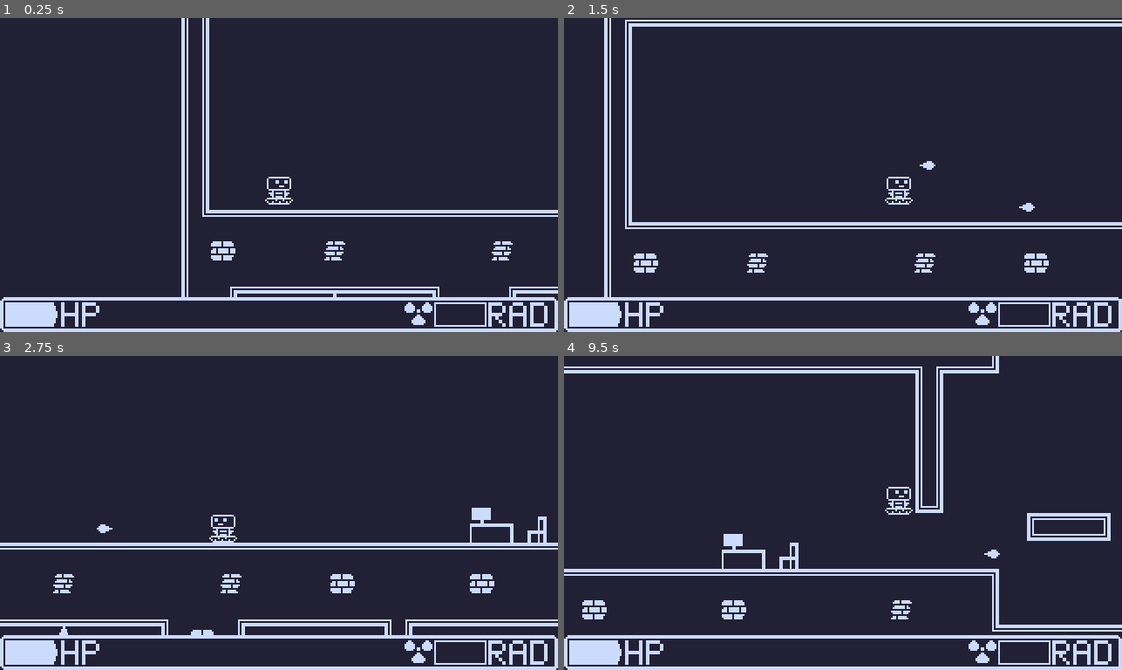
Above: before the commit, frames 1-4 (two rows, left to right).
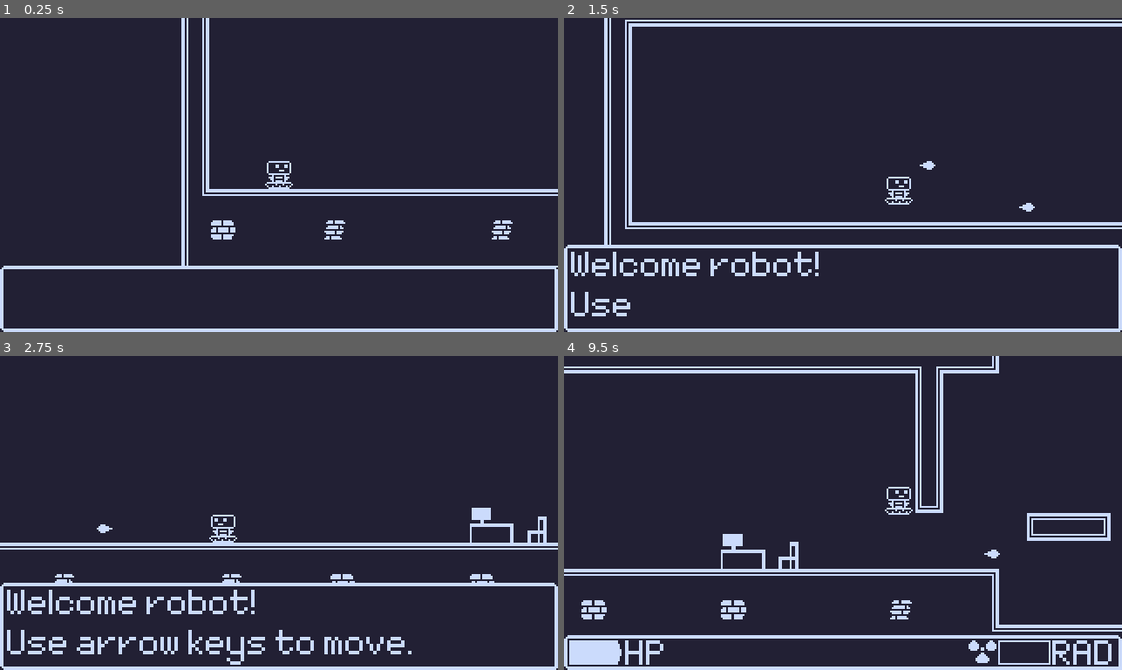
Above: after the commit, the same moments.

Repository: Paspartout/radiorob
Game: Godot game, scene res://scenes/Game.tscn
Same seed, same stepped clock (60 frames per second), same inputs: the game is played once before the commit and once after it.
Inputs:
- Up to frame 1 (0.25 s): no input
- Up to frame 2 (1.5 s): hold Right (ui_right) from 0.53 s (still down); tap X (shoot) at 0.6, 1.35 s; tap C (jump) at 0.77 s
- Up to frame 3 (2.75 s): tap C (jump) at 1.52 s; release Right (ui_right) at 2.03 s; hold Left (ui_left) from 2.03 s (still down); tap X (shoot) at 2.1 s
- Up to frame 4 (9.5 s): release Left (ui_left) at 2.78 s; hold Right (ui_right) 2.78-4.28 s; tap X (shoot) every 0.75 s from 2.85 to 8.85 s; tap C (jump) at 3.02, 3.77, 4.25, 4.52, 5, 5.75, 6.02, 6.5, 6.77, 7.25, 7.52, 8, 9.02 s; hold Left (ui_left) 4.28-5.03 s; hold Right (ui_right) 5.03-5.78 s; hold Left (ui_left) 5.78-7.28 s; hold Right (ui_right) from 7.28 s (still down)

The runs differ from the first frame. In frame 1, 8.0% of the frame differs, in the area x 0-100%, y 45-99%; in frame 2, 5.5%; in frame 3, 7.5%; in frame 4, 0.3%.

Commit message:
Minor cleanups, make DrivingEnemy tool
DrivingEnemy show their path now in the editor.
Was manily an exercise how to use tool scripts.

Also calling HUD.show_text() for the first time causes lagspikes
for some reason. By moving the spike at the beginning of the game
I hope this is less noticable.

Diff:
--- a/project.godot
+++ b/project.godot
@@ -174,6 +174,7 @@
 quality/driver/driver_name="GLES2"
 vram_compression/import_etc=true
 vram_compression/import_etc2=false
+batching/precision/uv_contract=true
 environment/default_clear_color=Color( 0, 0, 0, 1 )
 environment/default_environment="res://default_env.tres"
 
--- a/scenes/DrivingEnemy.tscn
+++ b/scenes/DrivingEnemy.tscn
@@ -128,12 +128,16 @@
 [node name="DrivingEnemy" type="KinematicBody2D" groups=[
 "living",
 ]]
+position = Vector2( -1, 0 )
 collision_layer = 2147483652
 script = ExtResource( 2 )
+__meta__ = {
+"_edit_group_": true
+}
 
 [node name="Sprite" type="AnimatedSprite" parent="."]
-skew = 4.37114e-08
 frames = SubResource( 3 )
+frame = 1
 playing = true
 
 [node name="Hurtbox" type="Area2D" parent="."]
@@ -142,11 +146,9 @@
 
 [node name="HurtBox" type="CollisionShape2D" parent="Hurtbox"]
 visible = false
-skew = 4.37114e-08
 shape = SubResource( 4 )
 
 [node name="CollisionBox" type="CollisionShape2D" parent="."]
-skew = 4.37114e-08
 shape = SubResource( 4 )
 
 [node name="AnimationPlayer" type="AnimationPlayer" parent="."]
@@ -154,10 +156,7 @@
 anims/Hurt = SubResource( 6 )
 anims/Idle = SubResource( 7 )
 
-[node name="Timer" type="Timer" parent="."]
-
 [node name="AudioPlayer" type="AudioStreamPlayer" parent="."]
 stream = ExtResource( 4 )
 [connection signal="area_entered" from="Hurtbox" to="." method="attack"]
 [connection signal="body_entered" from="Hurtbox" to="." method="attack"]
-[connection signal="timeout" from="Timer" to="." method="_on_Timer_timeout"]
--- a/scenes/FlyingEnemy.tscn
+++ b/scenes/FlyingEnemy.tscn
@@ -184,7 +184,6 @@
 [node name="FlyingEnemy" type="KinematicBody2D" groups=[
 "living",
 ]]
-skew = 4.37114e-08
 collision_layer = 4
 collision_mask = 0
 script = ExtResource( 1 )
@@ -194,23 +193,20 @@
 Bullet = ExtResource( 5 )
 
 [node name="Sprite" type="AnimatedSprite" parent="."]
-skew = 4.37114e-08
 frames = SubResource( 3 )
+frame = 1
 playing = true
 
 [node name="Hitbox" type="Area2D" parent="."]
-skew = 4.37114e-08
 collision_layer = 2
 collision_mask = 0
 
 [node name="CollisionShape2D" type="CollisionShape2D" parent="Hitbox"]
 position = Vector2( 0, 1 )
-skew = 4.37114e-08
 shape = SubResource( 4 )
 
 [node name="CollisionShape2D" type="CollisionShape2D" parent="."]
 position = Vector2( 0, 1 )
-skew = 4.37114e-08
 shape = SubResource( 4 )
 
 [node name="WanderTimer" type="Timer" parent="."]
--- a/scenes/Player.tscn
+++ b/scenes/Player.tscn
@@ -166,6 +166,9 @@
 [node name="Player" type="KinematicBody2D"]
 collision_layer = 0
 script = ExtResource( 2 )
+__meta__ = {
+"_edit_group_": true
+}
 Bullet = ExtResource( 3 )
 
 [node name="Sprite" type="AnimatedSprite" parent="."]
@@ -183,7 +186,6 @@
 collision_mask = 0
 
 [node name="HitBox" type="CollisionShape2D" parent="HitBox"]
-skew = 4.37114e-08
 shape = SubResource( 5 )
 
 [node name="DetectionBox" type="Area2D" parent="."]
@@ -192,7 +194,6 @@
 collision_mask = 0
 
 [node name="HitBox" type="CollisionShape2D" parent="DetectionBox"]
-skew = 4.37114e-08
 shape = SubResource( 5 )
 
 [node name="AnimationPlayer" type="AnimationPlayer" parent="."]
--- a/scenes/World.tscn
+++ b/scenes/World.tscn
@@ -275,17 +275,19 @@
 "values": [ true ]
 }
 
-[sub_resource type="RectangleShape2D" id=6]
+[sub_resource type="RectangleShape2D" id=12]
 extents = Vector2( 64, 4 )
 
 [node name="World" type="Node2D"]
-skew = 4.37114e-08
 
 [node name="LevelScripts" type="Node" parent="."]
 script = ExtResource( 11 )
 
 [node name="JumpTrigger" parent="LevelScripts" instance=ExtResource( 6 )]
 position = Vector2( 240, 56 )
+
+[node name="StartTrigger" parent="LevelScripts" instance=ExtResource( 6 )]
+position = Vector2( -40, 56 )
 
 [node name="CombatTrigger" parent="LevelScripts" instance=ExtResource( 6 )]
 position = Vector2( 728, 40 )
@@ -353,25 +355,22 @@
 
 [node name="Reactor" type="Node2D" parent="."]
 position = Vector2( 608, 1304 )
-skew = 4.37114e-08
 script = ExtResource( 18 )
 
 [node name="Head2" type="Sprite" parent="Reactor"]
 position = Vector2( -6.10352e-05, 48 )
-skew = 4.37114e-08
-texture = SubResource( 7 )
+texture = SubResource( 5 )
 
 [node name="Top" type="Sprite" parent="Reactor"]
 position = Vector2( -5.92867e-05, -32 )
 scale = Vector2( 1, 6 )
-skew = 4.37114e-08
-texture = SubResource( 8 )
+texture = SubResource( 6 )
 
 [node name="AnimationPlayer" type="AnimationPlayer" parent="Reactor" groups=[
 "ranim",
 ]]
-anims/GoDown = SubResource( 10 )
-anims/Idle = SubResource( 12 )
+anims/GoDown = SubResource( 7 )
+anims/Idle = SubResource( 8 )
 
 [node name="ReactorCamera" type="Camera2D" parent="Reactor"]
 position = Vector2( 0, 48 )
@@ -381,7 +380,6 @@
 pitch_scale = 2.0
 
 [node name="Doors" type="Node2D" parent="."]
-skew = 4.37114e-08
 
 [node name="CombatDoor1" parent="Doors" instance=ExtResource( 3 )]
 position = Vector2( 696, 80 )
@@ -405,7 +403,6 @@
 position = Vector2( 432, 1200 )
 
 [node name="Floor" type="TileMap" parent="."]
-skew = 4.37114e-08
 tile_set = ExtResource( 9 )
 cell_size = Vector2( 16, 16 )
 collision_mask = 0
@@ -413,7 +410,6 @@
 tile_data = PoolIntArray( -9, 3, 0, -8, 3, 1, -7, 3, 1, -6, 3, 1, -5, 3, 1, -4, 3, 1, -3, 3, 1, -2, 3, 1, -1, 3, 1, -65 …(20949 unchanged characters)…
 
 [node name="Background" type="TileMap" parent="."]
-skew = 4.37114e-08
 tile_set = ExtResource( 9 )
 cell_size = Vector2( 16, 16 )
 collision_layer = 0
@@ -422,7 +418,6 @@
 tile_data = PoolIntArray( 393227, 4, 2, 458763, 4, 65538, 458764, 4, 65539, 458765, 4, 65540, 655352, 4, 65541, 655356, …(611 unchanged characters)…
 
 [node name="Water" type="TileMap" parent="."]
-skew = 4.37114e-08
 tile_set = ExtResource( 9 )
 cell_size = Vector2( 16, 16 )
 collision_layer = 0
@@ -434,16 +429,14 @@
 "living",
 "player",
 ] instance=ExtResource( 5 )]
-position = Vector2( -88, 104 )
-skew = 4.37114e-08
+position = Vector2( -88, 120 )
 ACCELERATION = 1024
 MAX_SPEED = 128
 GRAVITY = 384
 JUMP_FORCE = 240
 
 [node name="Camera2D" type="Camera2D" parent="Player"]
-position = Vector2( -4.19617e-05, 0 )
-skew = 4.37114e-08
+position = Vector2( 3.81467e-06, 0 )
 current = true
 drag_margin_h_enabled = true
 drag_margin_v_enabled = true
@@ -452,48 +445,53 @@
 drag_margin_bottom = 0.1
 
 [node name="Enemies" type="Node2D" parent="."]
-skew = 4.37114e-08
 __meta__ = {
 "_edit_lock_": true
 }
 
 [node name="DrivingEnemy" parent="Enemies" instance=ExtResource( 8 )]
-position = Vector2( 816, 88 )
-skew = -7.54979e-08
+position = Vector2( 792, 88 )
+speed = 32.0
+wander_position = 50.0
 
 [node name="DrivingEnemy2" parent="Enemies" groups=[
 "room2",
 ] instance=ExtResource( 8 )]
 position = Vector2( 696, 344 )
+wander_length = 80.0
+wander_position = 40.0
 
 [node name="DrivingEnemy4" parent="Enemies" groups=[
 "room2",
 ] instance=ExtResource( 8 )]
-position = Vector2( 784, 344 )
+position = Vector2( 800, 344 )
+wander_length = 80.0
+wander_position = 40.0
 
 [node name="DrivingEnemy3" parent="Enemies" groups=[
 "room2",
 ] instance=ExtResource( 8 )]
-position = Vector2( 880, 344 )
-skew = 4.37114e-08
+position = Vector2( 904, 344 )
+wander_length = 80.0
+wander_position = 40.0
 
 [node name="FlyingEnemy" parent="Enemies" groups=[
 "room3",
 ] instance=ExtResource( 4 )]
-position = Vector2( 336, 224 )
+position = Vector2( 313.6, 228.528 )
 
 [node name="FlyingEnemy2" parent="Enemies" groups=[
 "room3",
 ] instance=ExtResource( 4 )]
-position = Vector2( 480, 224 )
+position = Vector2( 457.6, 228.528 )
 
 [node name="FlyingEnemy3" parent="Enemies" groups=[
 "room3",
 ] instance=ExtResource( 4 )]
-position = Vector2( 408, 312 )
+position = Vector2( 385.6, 316.528 )
 
 [node name="FlyingEnemy6" parent="Enemies" instance=ExtResource( 4 )]
-position = Vector2( -200, 792 )
+position = Vector2( -195.472, 786.4 )
 speed = 16.0
 vertical = true
 shoot_delay = 1.5
@@ -501,7 +499,7 @@
 shoot_through_walls = true
 
 [node name="FlyingEnemy8" parent="Enemies" instance=ExtResource( 4 )]
-position = Vector2( 112, 712 )
+position = Vector2( 116.529, 706.4 )
 speed = 16.0
 vertical = true
 shoot_delay = 1.5
@@ -509,7 +507,7 @@
 shoot_through_walls = true
 
 [node name="FlyingEnemy9" parent="Enemies" instance=ExtResource( 4 )]
-position = Vector2( -208, 616 )
+position = Vector2( -203.472, 610.4 )
 speed = 16.0
 vertical = true
 shoot_delay = 1.5
@@ -517,7 +515,7 @@
 shoot_through_walls = true
 
 [node name="FlyingEnemy18" parent="Enemies" instance=ExtResource( 4 )]
-position = Vector2( 104, 624 )
+position = Vector2( 108.529, 618.4 )
 speed = 16.0
 vertical = true
 shoot_delay = 1.5
@@ -525,7 +523,7 @@
 shoot_through_walls = true
 
 [node name="FlyingEnemy19" parent="Enemies" instance=ExtResource( 4 )]
-position = Vector2( 104, 544 )
+position = Vector2( 108.529, 538.4 )
 speed = 16.0
 vertical = true
 shoot_delay = 1.5
@@ -533,7 +531,7 @@
 shoot_through_walls = true
 
 [node name="FlyingEnemy20" parent="Enemies" instance=ExtResource( 4 )]
-position = Vector2( -200, 696 )
+position = Vector2( -195.472, 690.4 )
 speed = 16.0
 vertical = true
 shoot_delay = 1.5
@@ -541,7 +539,7 @@
 shoot_through_walls = true
 
 [node name="FlyingEnemy13" parent="Enemies" instance=ExtResource( 4 )]
-position = Vector2( -176, 1186 )
+position = Vector2( -171.472, 1180.4 )
 speed = 16.0
 vertical = true
 shoot_delay = 1.5
@@ -549,7 +547,7 @@
 shoot_through_walls = true
 
 [node name="FlyingEnemy14" parent="Enemies" instance=ExtResource( 4 )]
-position = Vector2( -176, 1112 )
+position = Vector2( -171.472, 1106.4 )
 speed = 16.0
 vertical = true
 shoot_delay = 1.5
@@ -557,7 +555,7 @@
 shoot_through_walls = true
 
 [node name="FlyingEnemy16" parent="Enemies" instance=ExtResource( 4 )]
-position = Vector2( -192, 1018 )
+position = Vector2( -187.472, 1012.4 )
 speed = 16.0
 vertical = true
 shoot_delay = 1.5
@@ -565,7 +563,7 @@
 shoot_through_walls = true
 
 [node name="FlyingEnemy21" parent="Enemies" instance=ExtResource( 4 )]
-position = Vector2( -192, 944 )
+position = Vector2( -187.472, 938.4 )
 speed = 16.0
 vertical = true
 shoot_delay = 1.5
@@ -573,7 +571,7 @@
 shoot_through_walls = true
 
 [node name="FlyingEnemy22" parent="Enemies" instance=ExtResource( 4 )]
-position = Vector2( 88.0001, 978 )
+position = Vector2( 92.5288, 972.4 )
 speed = 16.0
 vertical = true
 shoot_delay = 1.5
@@ -581,7 +579,7 @@
 shoot_through_walls = true
 
 [node name="FlyingEnemy23" parent="Enemies" instance=ExtResource( 4 )]
-position = Vector2( 88.0001, 904 )
+position = Vector2( 92.5288, 898.4 )
 speed = 16.0
 vertical = true
 shoot_delay = 1.5
@@ -589,7 +587,7 @@
 shoot_through_walls = true
 
 [node name="FlyingEnemy15" parent="Enemies" instance=ExtResource( 4 )]
-position = Vector2( 72.0001, 1104 )
+position = Vector2( 76.5288, 1098.4 )
 speed = 16.0
 vertical = true
 shoot_delay = 1.5
@@ -597,7 +595,7 @@
 shoot_through_walls = true
 
 [node name="FlyingEnemy24" parent="Enemies" instance=ExtResource( 4 )]
-position = Vector2( 104, 1152 )
+position = Vector2( 108.529, 1146.4 )
 speed = 16.0
 vertical = true
 shoot_delay = 1.5
@@ -605,7 +603,7 @@
 shoot_through_walls = true
 
 [node name="FlyingEnemy25" parent="Enemies" instance=ExtResource( 4 )]
-position = Vector2( -208, 1152 )
+position = Vector2( -203.472, 1146.4 )
 speed = 16.0
 vertical = true
 shoot_delay = 1.5
@@ -613,7 +611,7 @@
 shoot_through_walls = true
 
 [node name="FlyingEnemy17" parent="Enemies" instance=ExtResource( 4 )]
-position = Vector2( 72.0001, 1192 )
+position = Vector2( 76.5288, 1186.4 )
 speed = 16.0
 vertical = true
 shoot_delay = 1.5
@@ -623,7 +621,7 @@
 [node name="FlyingEnemy7" parent="Enemies" groups=[
 "fr",
 ] instance=ExtResource( 4 )]
-position = Vector2( 440, 1320 )
+position = Vector2( 423.2, 1324.53 )
 health = 5
 speed = 48.0
 shoot_delay = 0.7
@@ -631,7 +629,7 @@
 [node name="FlyingEnemy10" parent="Enemies" groups=[
 "fr",
 ] instance=ExtResource( 4 )]
-position = Vector2( 480, 1272 )
+position = Vector2( 463.2, 1276.53 )
 health = 5
 speed = 48.0
 shoot_delay = 0.5
@@ -639,7 +637,7 @@
 [node name="FlyingEnemy12" parent="Enemies" groups=[
 "fr",
 ] instance=ExtResource( 4 )]
-position = Vector2( 704, 1328 )
+position = Vector2( 687.2, 1332.53 )
 health = 5
 speed = 48.0
 shoot_delay = 0.5
@@ -647,7 +645,7 @@
 [node name="FlyingEnemy26" parent="Enemies" groups=[
 "fr",
 ] instance=ExtResource( 4 )]
-position = Vector2( 784, 1264 )
+position = Vector2( 767.2, 1268.53 )
 health = 5
 speed = 48.0
 shoot_delay = 0.5
@@ -655,7 +653,7 @@
 [node name="FlyingEnemy27" parent="Enemies" groups=[
 "fr",
 ] instance=ExtResource( 4 )]
-position = Vector2( 840, 1200 )
+position = Vector2( 844.528, 1183.2 )
 health = 5
 speed = 48.0
 vertical = true
@@ -664,37 +662,31 @@
 [node name="FlyingEnemy28" parent="Enemies" groups=[
 "fr",
 ] instance=ExtResource( 4 )]
-position = Vector2( 384, 1232 )
+position = Vector2( 388.528, 1215.2 )
 health = 5
 speed = 48.0
 vertical = true
 shoot_delay = 0.5
 
 [node name="Items" type="Node2D" parent="."]
-skew = 4.37114e-08
 __meta__ = {
 "_edit_lock_": true
 }
 
 [node name="Battery" parent="Items" instance=ExtResource( 7 )]
 position = Vector2( 776, 176 )
-skew = 4.37114e-08
 
 [node name="Battery4" parent="Items" instance=ExtResource( 7 )]
 position = Vector2( -16, 192 )
-skew = 4.37114e-08
 
 [node name="Battery2" parent="Items" instance=ExtResource( 7 )]
 position = Vector2( 40.0001, 1376 )
-skew = 4.37114e-08
 
 [node name="Battery3" parent="Items" instance=ExtResource( 7 )]
 position = Vector2( 64.0001, 1376 )
-skew = 4.37114e-08
 
 [node name="Battery5" parent="Items" instance=ExtResource( 7 )]
 position = Vector2( 88.0001, 1376 )
-skew = 4.37114e-08
 
 [node name="Battery6" parent="Items" instance=ExtResource( 7 )]
 position = Vector2( 336, 1296 )
@@ -703,16 +695,14 @@
 position = Vector2( 880, 1312 )
 
 [node name="Lamps" type="Node2D" parent="."]
-skew = 4.37114e-08
 __meta__ = {
 "_edit_lock_": true
 }
 
 [node name="lamp" type="Sprite" parent="Lamps"]
-material = SubResource( 3 )
+material = SubResource( 9 )
 position = Vector2( 792, 56 )
 scale = Vector2( 1.29167, 0.833333 )
-skew = 4.37114e-08
 z_index = 100
 texture = ExtResource( 2 )
 __meta__ = {
@@ -720,10 +710,9 @@
 }
 
 [node name="lamp2" type="Sprite" parent="Lamps"]
-material = SubResource( 3 )
+material = SubResource( 9 )
 position = Vector2( 408, 264 )
 scale = Vector2( 1.29167, 1.83333 )
-skew = 4.37114e-08
 z_index = 100
 texture = ExtResource( 2 )
 __meta__ = {
@@ -731,10 +720,9 @@
 }
 
 [node name="lamp5" type="Sprite" parent="Lamps"]
-material = SubResource( 3 )
+material = SubResource( 9 )
 position = Vector2( 264, 264 )
 scale = Vector2( 1.29167, 1.83333 )
-skew = 4.37114e-08
 z_index = 100
 texture = ExtResource( 2 )
 __meta__ = {
@@ -742,27 +730,24 @@
 }
 
 [node name="lamp3" type="Sprite" parent="Lamps"]
-material = SubResource( 3 )
+material = SubResource( 9 )
 position = Vector2( 552, 264 )
 scale = Vector2( 1.29167, 1.83333 )
-skew = 4.37114e-08
 z_index = 100
 texture = ExtResource( 2 )
 
 [node name="lamp4" type="Sprite" parent="Lamps"]
-material = SubResource( 3 )
+material = SubResource( 9 )
 position = Vector2( -56, 216 )
 scale = Vector2( 0.812502, 0.833332 )
-skew = 4.37114e-08
 z_index = 100
 texture = ExtResource( 2 )
 
 [node name="Elevator" type="Node2D" parent="."]
-skew = 4.37114e-08
 
 [node name="AnimationPlayer" type="AnimationPlayer" parent="Elevator"]
-anims/GoDown = SubResource( 4 )
-anims/GoUp = SubResource( 5 )
+anims/GoDown = SubResource( 10 )
+anims/GoUp = SubResource( 11 )
 
 [node name="Platform" type="KinematicBody2D" parent="Elevator"]
 position = Vector2( -47.9999, 1384 )
@@ -782,8 +767,7 @@
 
 [node name="CollisionShape2D" type="CollisionShape2D" parent="Elevator/Platform"]
 position = Vector2( 0, 4 )
-skew = 4.37114e-08
-shape = SubResource( 6 )
+shape = SubResource( 12 )
 
 [node name="Driving" type="AudioStreamPlayer" parent="Elevator"]
 stream = ExtResource( 12 )
@@ -791,6 +775,7 @@
 [node name="Arrived" type="AudioStreamPlayer" parent="Elevator"]
 stream = ExtResource( 13 )
 [connection signal="triggered" from="LevelScripts/JumpTrigger" to="LevelScripts" method="jump_help"]
+[connection signal="triggered" from="LevelScripts/StartTrigger" to="LevelScripts" method="start_trigger"]
 [connection signal="triggered" from="LevelScripts/CombatTrigger" to="LevelScripts" method="combat_help"]
 [connection signal="triggered" from="LevelScripts/ElevatorTrigger" to="LevelScripts" method="elevator_trigger"]
 [connection signal="triggered" from="LevelScripts/ElevatorTriggerDown" to="LevelScripts" method="elevator_start"]
--- a/scripts/Enemy.gd
+++ b/scripts/Enemy.gd
@@ -1,40 +1,55 @@
+tool
 extends KinematicBody2D
 
 signal die
 
 export var health: int = 3
-export var speed: float = 64.0
+export var speed: float = 64.0 setget set_speed
+export var wander_length: float = 100 setget set_wander_length
+export var wander: bool = false
 
 enum State { WANDER_LEFT, WANDER_RIGHT, STAY }
 var state = State.WANDER_LEFT
 var velocity: Vector2 = Vector2.ZERO
+export var wander_position: float
 
 onready var anim = $AnimationPlayer
 
 func _ready():
-	$Timer.start()
+	wander_position = wander_length / 2
 
 func ai_wander(delta):
 	match state:
 		State.WANDER_LEFT:
 			velocity.x = -speed
+			if wander_position <= 0:
+				state = State.WANDER_RIGHT
 		State.WANDER_RIGHT:
 			velocity.x = speed
+			if wander_position >= wander_length:
+				state = State.WANDER_LEFT
 		State.STAY:
 			velocity.x = 0
+	wander_position += velocity.x * delta
 	move_and_slide(velocity)
 
-func _on_Timer_timeout():
-	match state:
-		State.WANDER_LEFT:
-			state = State.WANDER_RIGHT
-		State.WANDER_RIGHT:
-			state = State.WANDER_LEFT
-		State.STAY:
-			pass
+func _physics_process(delta):
+	if not Engine.editor_hint or wander:
+		ai_wander(delta)
 
-func _physics_process(delta):
-	ai_wander(delta)
+func set_wander_length(new_length):
+	wander_length = new_length
+	update()
+
+func set_speed(new_speed):
+	speed = new_speed
+	update()
+
+func _draw():
+	if not Engine.editor_hint:
+		return
+	var thickness := min(8, max(1.0, speed / 32.0))
+	draw_line(Vector2(-wander_length/2,0), Vector2(wander_length/2,0), Color.red, thickness)
 
 func hurt():
 	health -= 1 # TODO: Could add bullet dependent damage here?
@@ -46,5 +61,4 @@
 		anim.play("Hurt")
 
 func attack(body: Area2D):
-	print("Attacking", body)
 	body.get_parent().hurt()
--- a/scripts/LevelScripts.gd
+++ b/scripts/LevelScripts.gd
@@ -32,6 +32,8 @@
 	success_sound.play()
 	timer.disconnect("timeout", self, "_open_door")
 
+func start_trigger():
+	hud.show_text("Welcome robot!\nUse arrow keys to move.")
 
 func jump_help():
 	hud.show_text("We equipped you with springs.\nPress C to jump.")
--- a/scripts/Player.gd
+++ b/scripts/Player.gd
@@ -74,7 +74,6 @@
 	handle_actions(input_y)
 
 	# GRAVITY
-
 	velocity.y += GRAVITY * delta
 	velocity = move_and_slide(velocity, Vector2.UP)
 
Not shown: 6 places in scenes/World.tscn that only renumber resources
